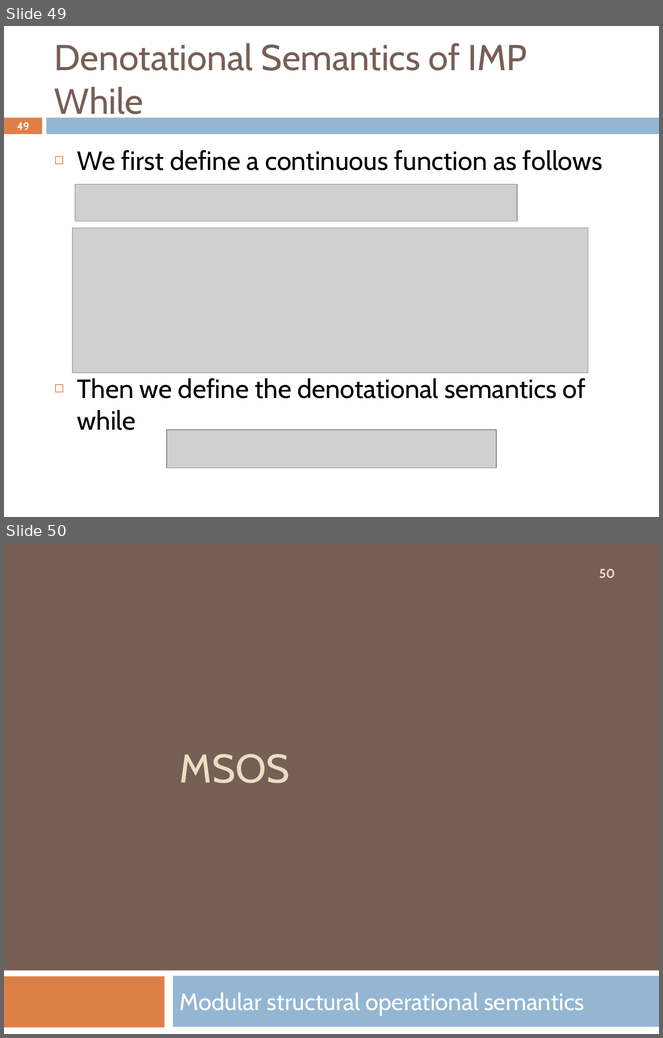
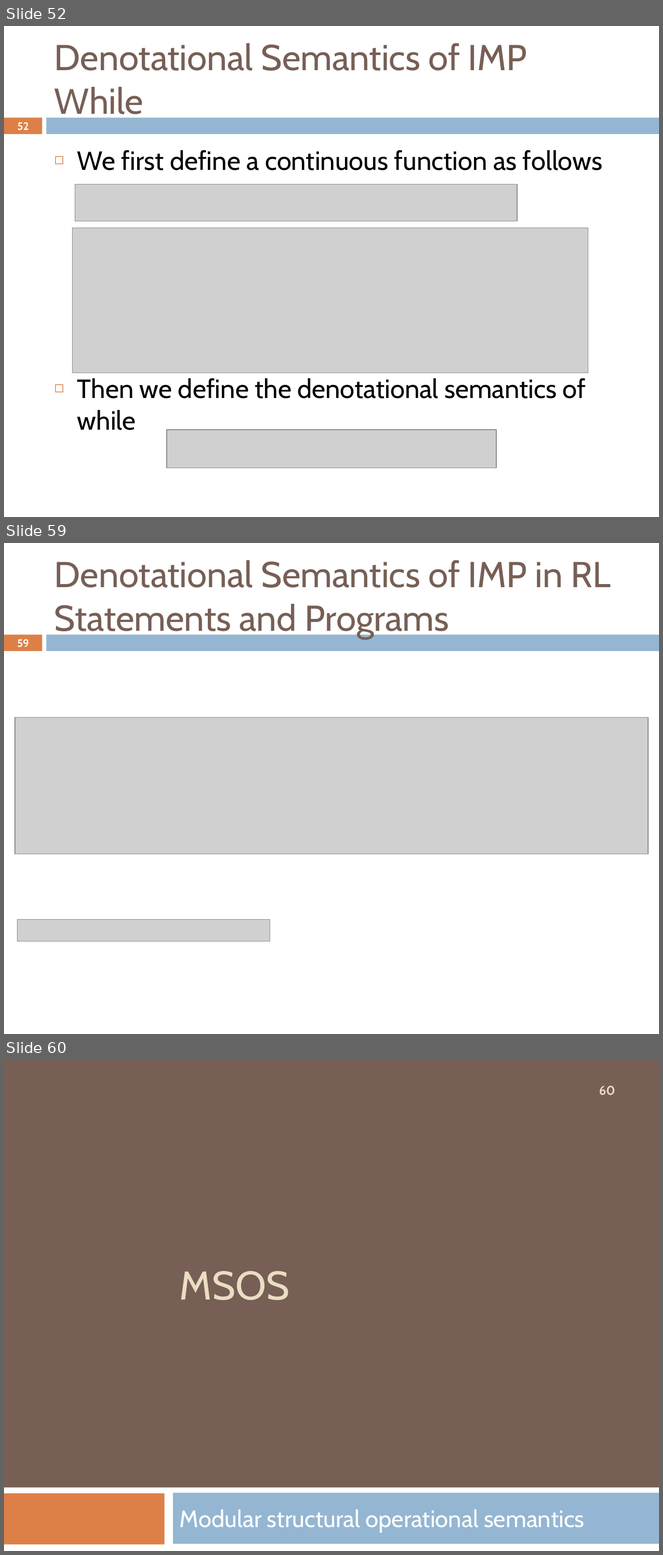
Before and after one commit to Formal-Systems-Laboratory/fsl.cs.illinois.edu, a slide deck: teaching/2021/cs522/02-Conventional-Executable-Semantics.pptx. Shown one above the other, each under a label of ours: slides 49 and 50 before the commit, slides 52, 59 and 60 after it; the slides between them are not shown. The pictures are 663x1038 and 663x1555 pixels, drawn with LibreOffice and Linux fonts; fonts in the diff are those of the drawing; grey boxes stand for pictures. Boxes give left, top, right and bottom in pixels: in the first picture for what was removed or moved away, otherwise in the second. Text is boxed around its words. In the diff, an @@ line names an element or a change of style, - is before the commit and + after.

```diff
--- a/teaching/2021/cs522/02-Conventional-Executable-Semantics.pptx
+++ b/teaching/2021/cs522/02-Conventional-Executable-Semantics.pptx
@@ slide 59 added at (x1=4, y1=543, x2=659, y2=1034), background #FFFFFF; not listed: 2 template elements that a slide beside it also shows @@
@@ title added at (x1=54, y1=560, x2=611, y2=639), 39.6 pt, text #775F55 @@
+Denotational Semantics of IMP in RL
+Statements and Programs
@@ page number added at (x1=17, y1=639, x2=29, y2=647), 11.9 pt, text #FFFFFF, bold @@
+59
@@ picture added at (x1=15, y1=717, x2=649, y2=854) @@
@@ picture added at (x1=17, y1=919, x2=269, y2=941) @@
@@ what was slide 49 is now slide 52 @@
@@ page number at (x1=18, y1=122, x2=29, y2=130): text changed @@
-49
+52
@@ what was slide 50 is now slide 60 @@
@@ page number at (x1=599, y1=1085, x2=616, y2=1095): text changed @@
-50
+60
```
Also in this commit, not shown: 19 other slides added, 1 other file.
